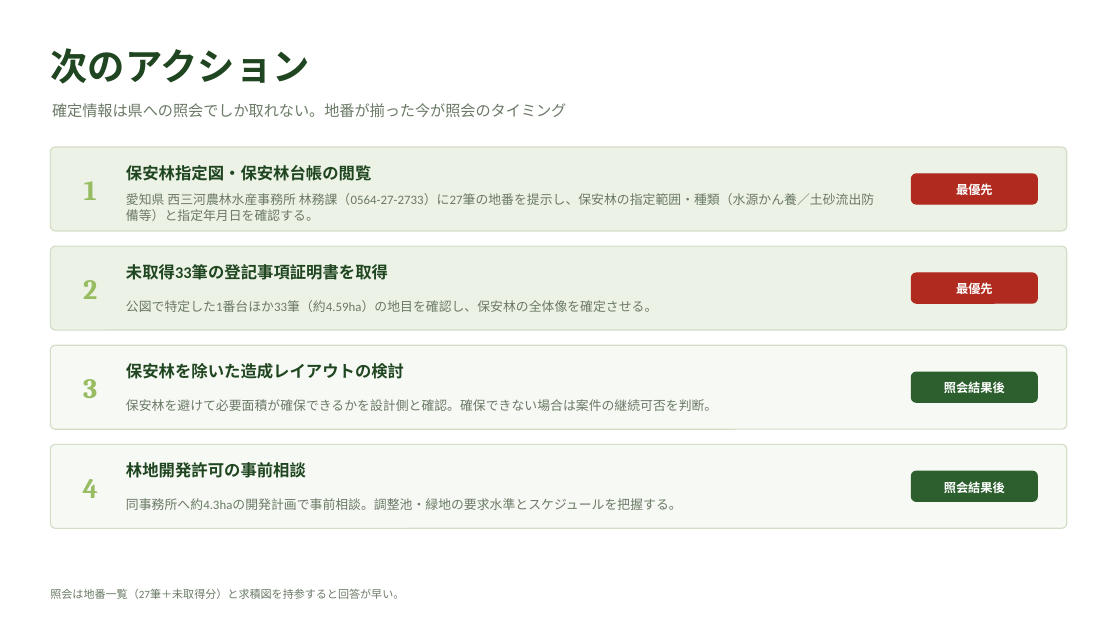
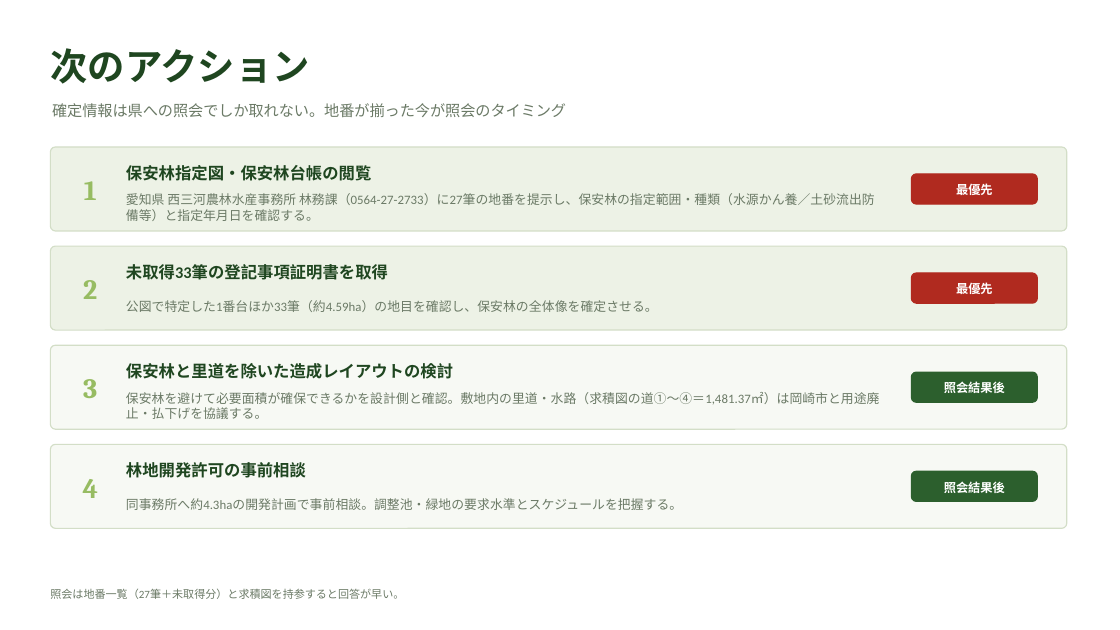
Before and after one commit to yonomotozumi-spec/battery-storage-dd, a slide deck: slide 8 of docs/保安林確認_岡崎市板田町.pptx. Drawn at 1120x630 pixels with LibreOffice and Linux fonts; fonts in the diff are those of the drawing. Boxes give left, top, right and bottom in pixels: in the first picture for what was removed or moved away, otherwise in the second. Text is boxed around its words. In the diff, an @@ line names an element or a change of style, - is before the commit and + after.

```diff
--- a/docs/保安林確認_岡崎市板田町.pptx
+++ b/docs/保安林確認_岡崎市板田町.pptx
@@ text at [126,363,453,379]: text changed @@
-保安林を除いた造成レイアウトの検討
+保安林と里道を除いた造成レイアウトの検討
@@ text at [126,392,880,419]: text changed @@
-保安林を避けて必要面積が確保できるかを設計側と確認。確保できない場合は案件の継続可否を判断。
+保安林を避けて必要面積が確保できるかを設計側と確認。敷地内の里道・水路（求積図の道①〜④＝1,481.37㎡）は岡崎市と用途廃止・払下げを協議する。
```
Also in this commit, not shown: 1 other slide changed, 1 other file.
